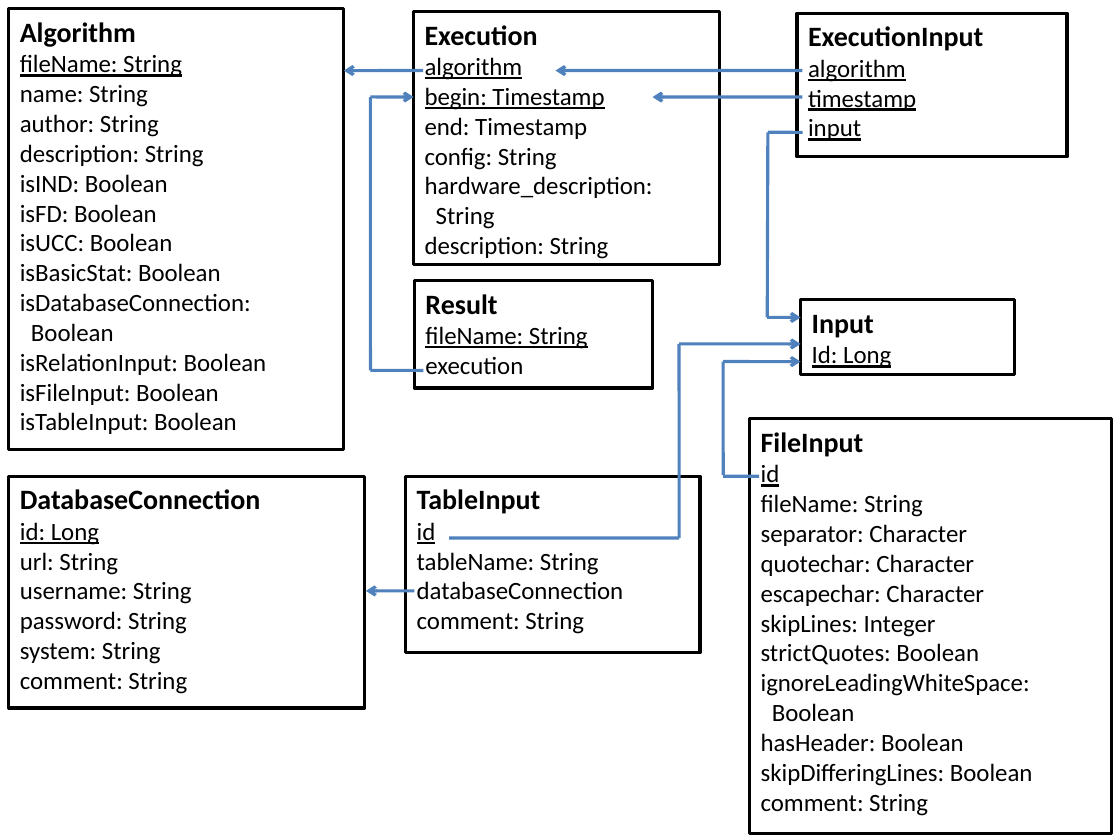
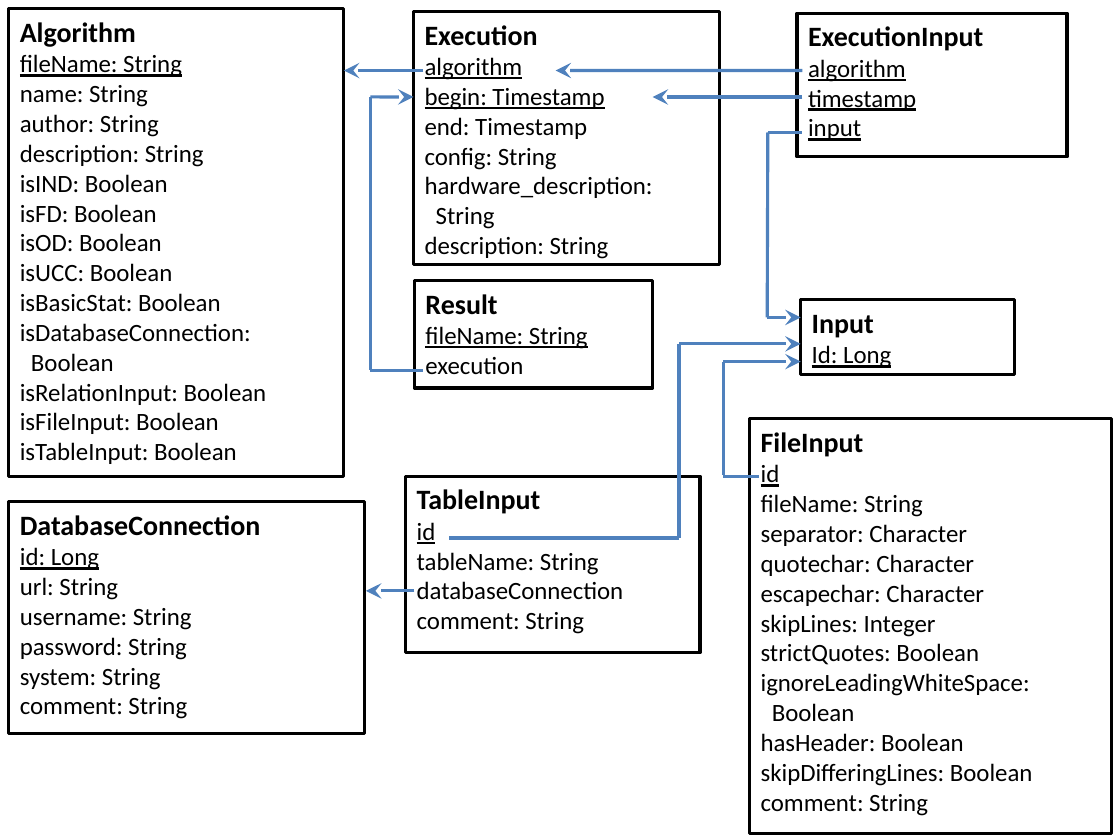
Before and after one commit to HPI-Information-Systems/Metanome, a slide deck: slide 1 of Metanome_DbSchema.pptx. Drawn at 1120x840 pixels with LibreOffice and Linux fonts; fonts in the diff are those of the drawing. Boxes give left, top, right and bottom in pixels: in the first picture for what was removed or moved away, otherwise in the second. Text is boxed around its words. In the diff, an @@ line names an element or a change of style, - is before the commit and + after.

Commit message:
Edited powerpoint class diagram

```diff
--- a/Metanome_DbSchema.pptx
+++ b/Metanome_DbSchema.pptx
@@ rectangle "Algorithm": place and size @@
-rectangle "Algorithm" at <box>9,9,344,450</box>
+rectangle "Algorithm" at <box>9,9,344,476</box>
@@ arrow (423, 71) - (344, 71): arrowheads changed @@
@@ arrow (803, 71) - (556, 71): arrowheads changed @@
@@ arrow (371, 97) - (413, 97): arrowheads changed @@
@@ arrow (803, 97) - (653, 97): arrowheads changed @@
@@ text in rectangle at <box>20,233,162,251</box>: paragraph added @@
+isOD: Boolean
@@ arrow (767, 317) - (801, 317): arrowheads changed @@
@@ arrow (679, 344) - (801, 344): arrowheads changed @@
@@ arrow (724, 362) - (801, 362): arrowheads changed @@
@@ rectangle "DatabaseConnection": place and size @@
-rectangle "DatabaseConnection" at <box>9,476,365,708</box>
+rectangle "DatabaseConnection" at <box>9,502,365,734</box>
@@ arrow (414, 591) - (366, 591): arrowheads changed @@
```
